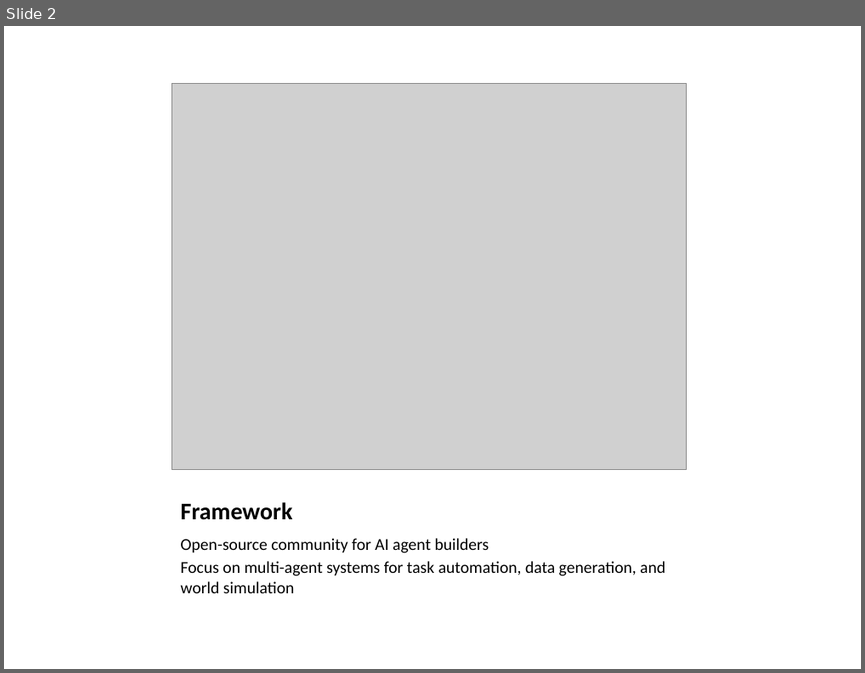
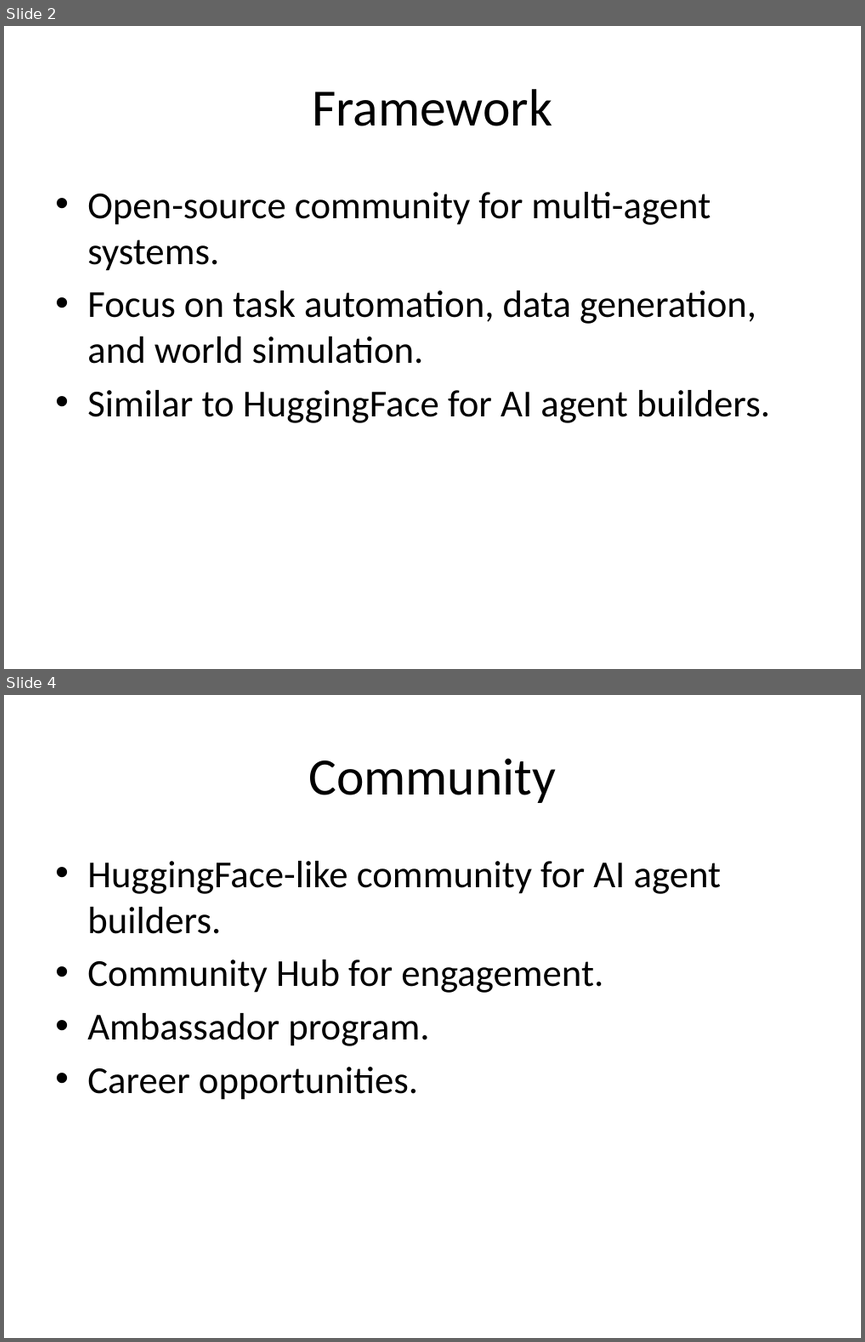
Before and after one commit to echo-yiyiyi/camel, a slide deck: pptx_outputs/CAMEL-AI_Presentation.pptx. Shown one above the other, each under a label of ours: slide 2 before the commit, slides 2 and 4 after it; the slides between them are not shown. The pictures are 865x673 and 865x1342 pixels, drawn with LibreOffice and Linux fonts; fonts in the diff are those of the drawing; grey boxes stand for pictures. Boxes give left, top, right and bottom in pixels: in the first picture for what was removed or moved away, otherwise in the second. Text is boxed around its words. In the diff, an @@ line names an element or a change of style, - is before the commit and + after.

```diff
--- a/pptx_outputs/CAMEL-AI_Presentation.pptx
+++ b/pptx_outputs/CAMEL-AI_Presentation.pptx
@@ slide 4 added at (4,695,861,1338), background #FFFFFF @@
@@ title added at (308,758,556,803), 44 pt, text #000000 @@
+Community
@@ text added at (87,861,721,1100), 32 pt, text #000000 @@
+• HuggingFace-like community for AI agent builders.
+• Community Hub for engagement.
+• Ambassador program.
+• Career opportunities.
@@ slide 2 changed as well @@
@@ title "Framework": place and size @@
-title "Framework" at (181,502,293,520)
+title "Framework" at (312,89,552,126)
@@ title "Framework" at (312,89,552,126): size 20 to 44 pt, bold off; alignment left to centre; vertical alignment bottom to middle @@
@@ picture removed at (172,84,686,469) @@
@@ text at (87,192,770,423): text changed; size 14 to 32 pt @@
-Open-source community for AI agent builders
-Focus on multi-agent systems for task automation, data generation, and world simulation
+• Open-source community for multi-agent systems.
+• Focus on task automation, data generation, and world simulation.
+• Similar to HuggingFace for AI agent builders.
```
Also in this commit, not shown: 1 other slide changed, 2 other slides added, 3 slides removed, 53 other files.
